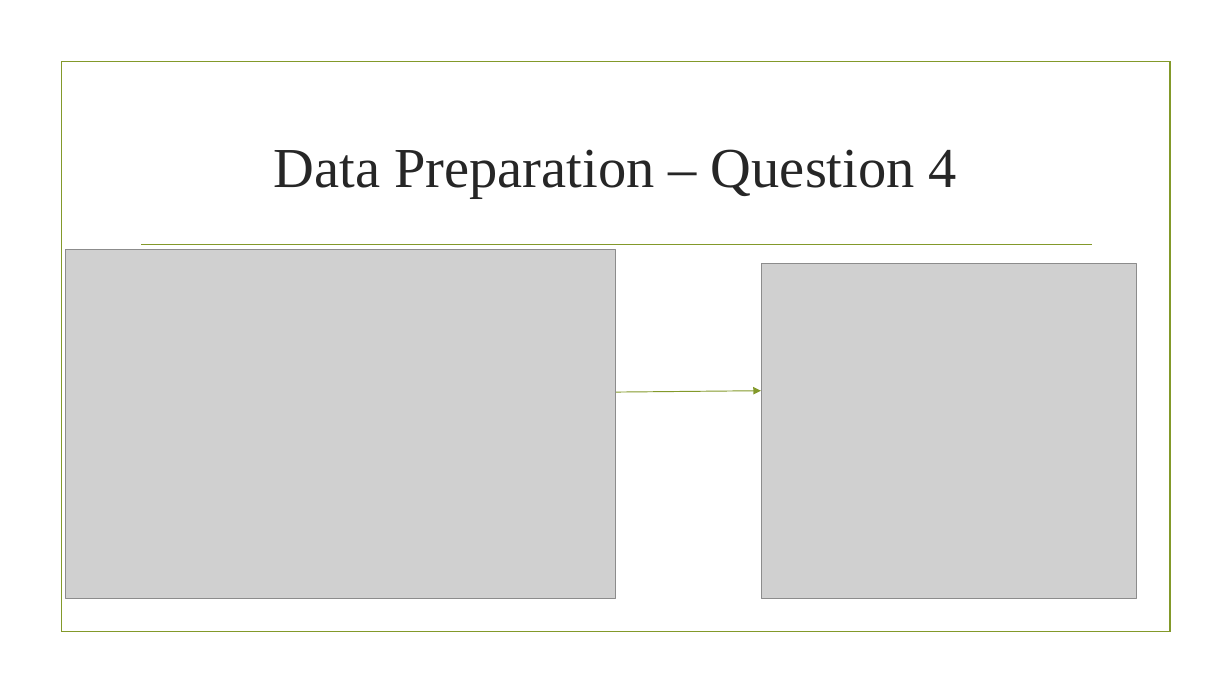
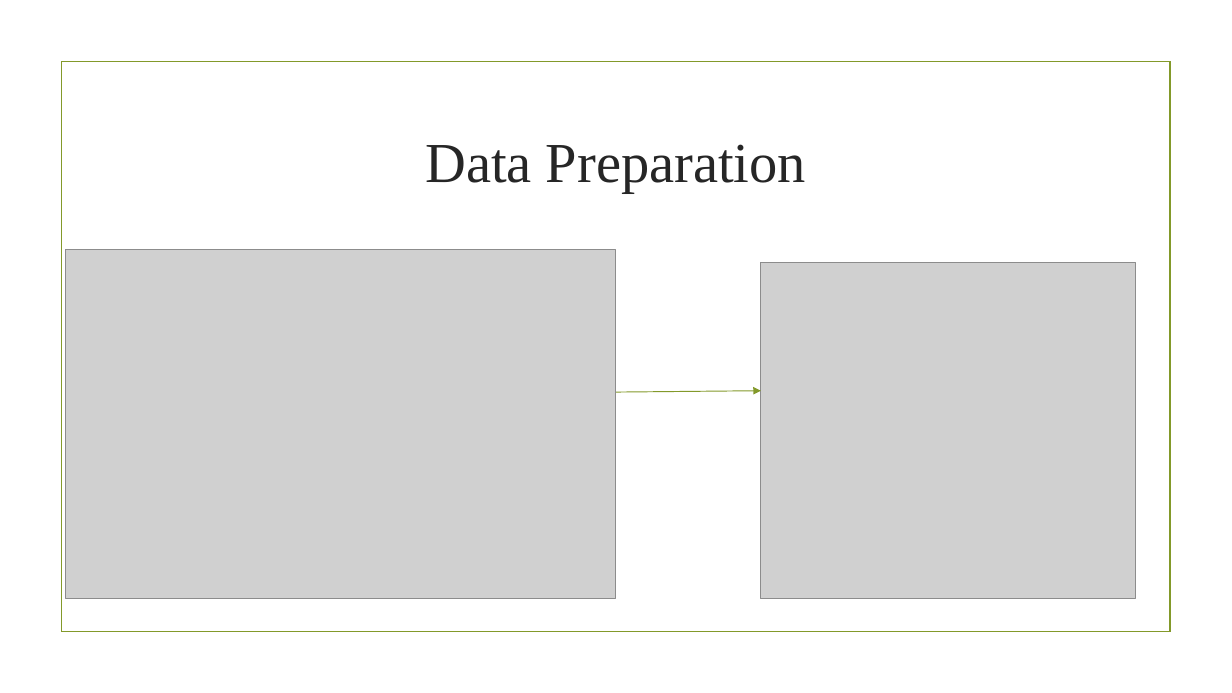
Before and after one commit to KrishnaCD93/DAAN-Capstone-Project, a slide deck: slide 34 of Capstone Presentation.pptx (slide 32 before the commit). Drawn at 1232x693 pixels with LibreOffice and Linux fonts; fonts in the diff are those of the drawing; grey boxes stand for pictures; background and template pictures are left out. Boxes give left, top, right and bottom in pixels: in the first picture for what was removed or moved away, otherwise in the second. Text is boxed around its words. In the diff, an @@ line names an element or a change of style, - is before the commit and + after.

```diff
--- a/Capstone Presentation.pptx
+++ b/Capstone Presentation.pptx
@@ title at <box>425,144,806,194</box>: text changed @@
-Data Preparation – Question 4
+Data Preparation
@@ line removed from (141, 245) to (1092, 245) @@
```
Also in this commit, not shown: 21 other slides changed, 2 slides added, 11 other files.
